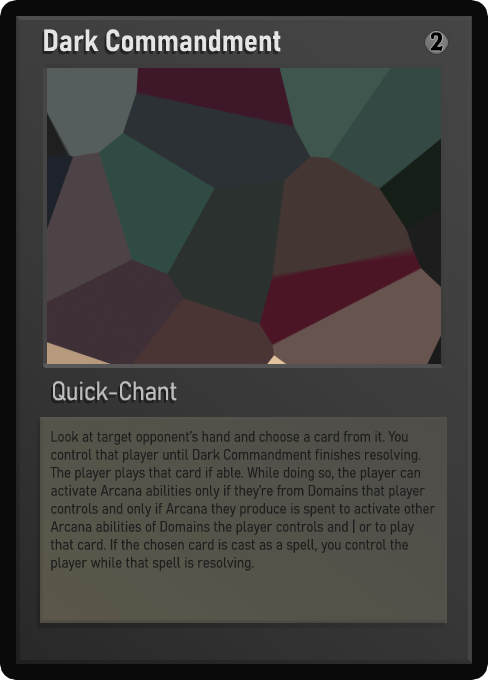
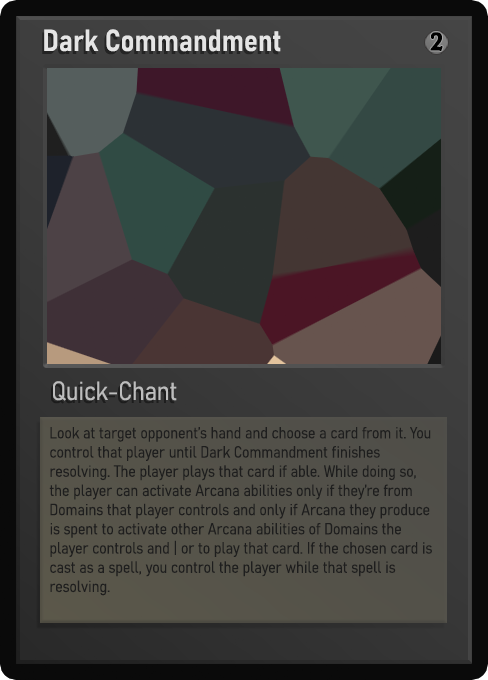
Before/after of a (488, 680) layered artwork. What changed in the layer stack:
renamed "Desc_smaller" to "Desc_small", hid it, moved it above "Desc_smaller", painted on it over [50, 427, 435, 596]
renamed "Desc_small" to "Desc_smaller", showed it, painted on it over [49, 427, 432, 596]
